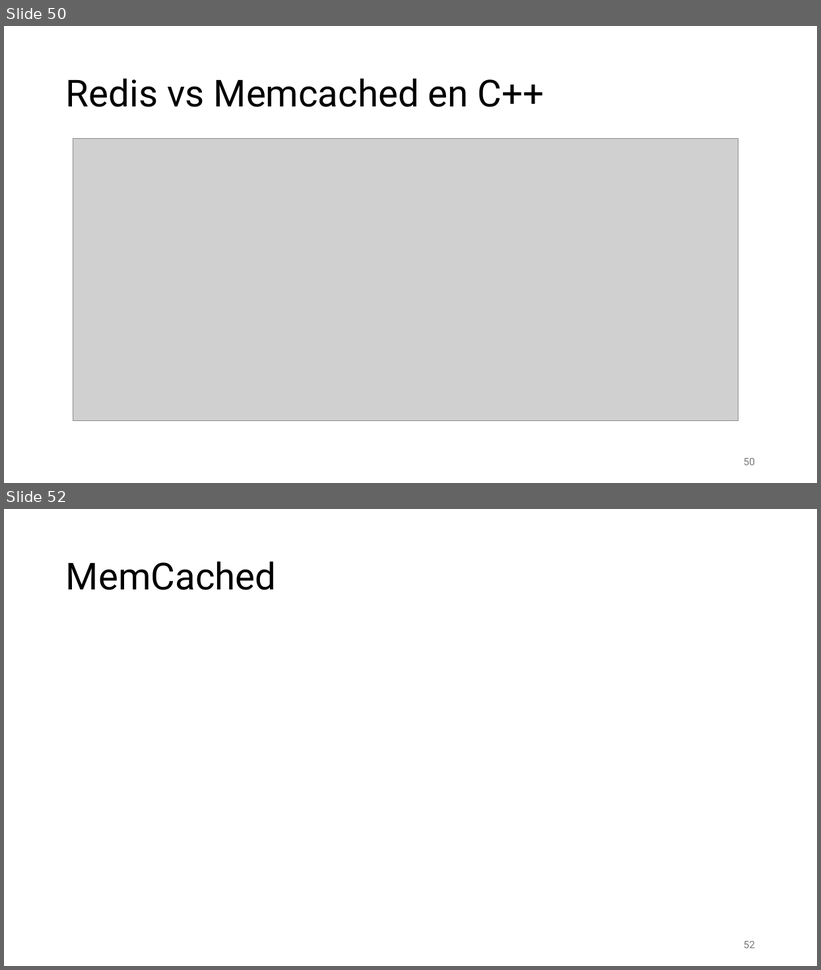
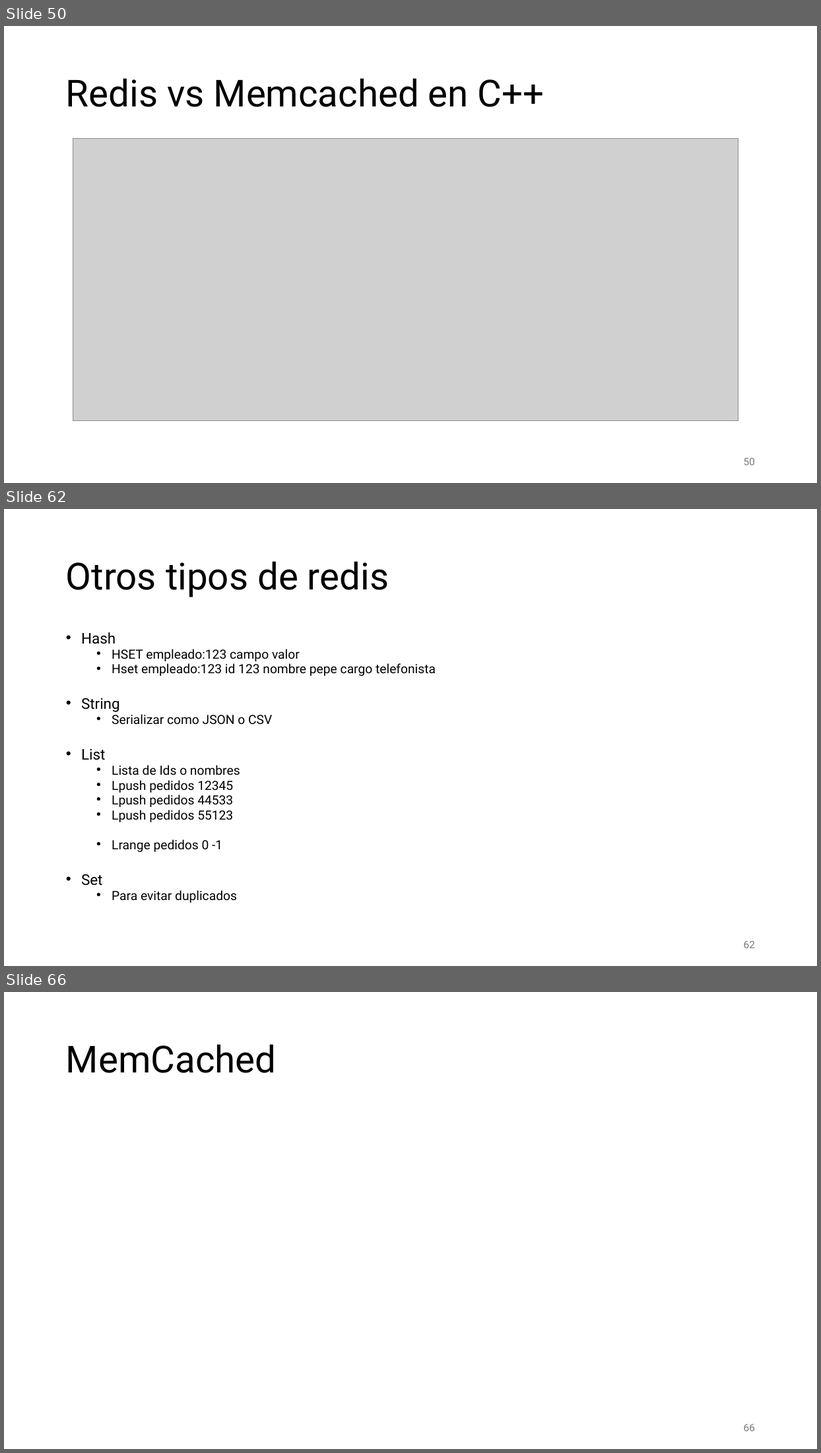
Before and after one commit to aldebarran22/CURSO_CPP_SERVICIOS_30H, a slide deck: doc/4_Gestion_estado_persistencia.pptx. Shown one above the other, each under a label of ours: slides 50 and 52 before the commit, slides 50, 62 and 66 after it; the slides between them are not shown. The pictures are 821x970 and 821x1453 pixels, drawn with LibreOffice and Linux fonts; fonts in the diff are those of the drawing; grey boxes stand for pictures. Boxes give left, top, right and bottom in pixels: in the first picture for what was removed or moved away, otherwise in the second. Text is boxed around its words. In the diff, an @@ line names an element or a change of style, - is before the commit and + after.

```diff
--- a/doc/4_Gestion_estado_persistencia.pptx
+++ b/doc/4_Gestion_estado_persistencia.pptx
@@ slide 62 added at [4,509,817,966], background #FFFFFF @@
@@ title added at [66,561,389,597], 44 pt, text #000000 @@
+Otros tipos de redis
@@ text added at [81,632,436,903], 15 pt, text #000000 @@
+• Hash
+  • HSET empleado:123 campo valor
+  • Hset empleado:123 id 123 nombre pepe cargo telefonista
+• String
+  • Serializar como JSON o CSV
+• List
+  • Lista de Ids o nombres
+  • Lpush pedidos 12345
+  • Lpush pedidos 44533
+  • Lpush pedidos 55123
+  • Lrange pedidos 0 -1
+• Set
+  • Para evitar duplicados
@@ page number added at [744,941,755,949], 12 pt, text #797979 @@
+62
@@ what was slide 52 is now slide 66 @@
@@ page number at [744,1424,755,1432]: text changed @@
-52
+66
```
Also in this commit, not shown: 1 slide changed, 14 other slides added, 1 slide removed, 21 other files.
